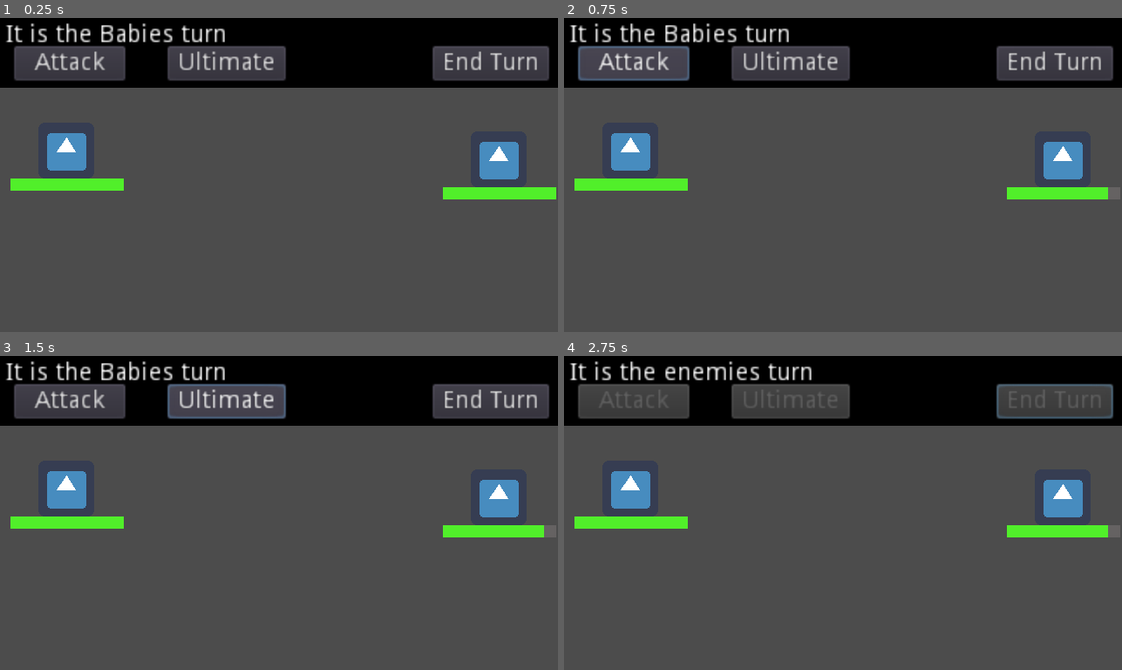
Above: before the commit, frames 1-4 (two rows, left to right).
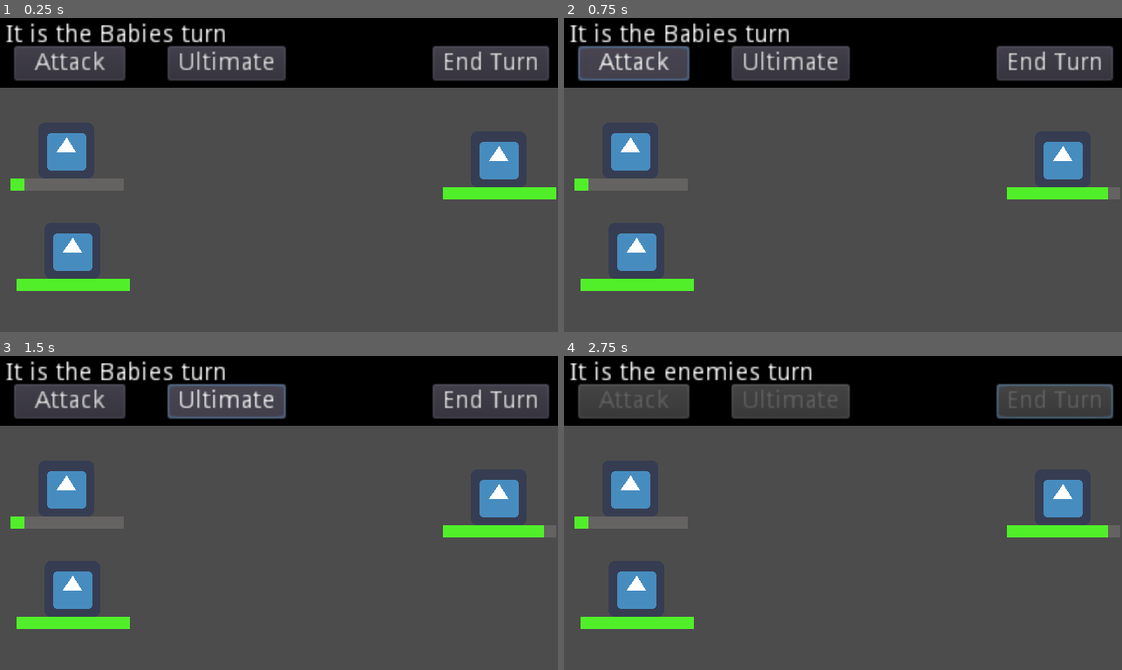
Above: after the commit, the same moments.

Repository: jalvarez2016/GMTK2022
Game: Godot game, scene res://World.tscn
The game is run twice, just before and just after one commit, with the same random seed, the same clock (stepped at 60 frames per second) and the same inputs. The engine's default icon, where the game draws it, is replaced by a stand-in: a white triangle on a blue panel in a dark square.
Inputs:
- Up to frame 1 (0.25 s): no input
- Up to frame 2 (0.75 s): click "Attack" at 0.5 s
- Up to frame 3 (1.5 s): click "Ultimate" at 1.25 s
- Up to frame 4 (2.75 s): click "End Turn" at 2 s

The runs differ from the first frame. In frame 1, 2.3% of the frame differs, in the area x 2-24%, y 51-87%; in frame 2, 2.3%; in frame 3, 2.3%; in frame 4, 2.3%.

Commit message:
enemy logic

Diff:
--- a/Enemies/Enemy.tscn
+++ b/Enemies/Enemy.tscn
@@ -1,13 +1,15 @@
 [gd_scene load_steps=5 format=2]
 
 [ext_resource path="res://icon.png" type="Texture" id=1]
-[ext_resource path="res://Enemies/Enemy.gd" type="Script" id=2]
+[ext_resource path="res://Enemies/Enimy.gd" type="Script" id=2]
 [ext_resource path="res://UI/HealthBarTheme.tres" type="Theme" id=3]
 
 [sub_resource type="CircleShape2D" id=1]
 radius = 24.0
 
-[node name="StaticBody2D" type="StaticBody2D" groups=["Enemy"]]
+[node name="StaticBody2D" type="StaticBody2D" groups=[
+"Enemy",
+]]
 script = ExtResource( 2 )
 
 [node name="CollisionShape2D" type="CollisionShape2D" parent="."]
--- a/Enemies/Enemy.gd
+++ b/Enemies/Enimy.gd
@@ -1,7 +1,6 @@
 extends StaticBody2D
 
 onready var health = $ProgressBar
-
 export(int) var EnemieHealth = 1
 export(int) var EnemieAttack = 1
 export(int) var EnemieDefense = 1
@@ -23,8 +22,8 @@
 	EnemieDefense += roll_dice(6)
 	EnemieSpeed += roll_dice(6)
 	EnemieMagicPoints += roll_dice(6)
+	var friends = get_tree().get_nodes_in_group('friends')
+	friends[rng.randi_range(0,1) ].get_children()[2].value -= roll_dice(100)
 # Called when the node enters the scene tree for the first time.
 func _ready():
 	Attacking()
-func loseHealth(newValue):
-	health.value -= newValue
--- a/Player/Player.tscn
+++ b/Player/Player.tscn
@@ -7,7 +7,9 @@
 [sub_resource type="CircleShape2D" id=1]
 radius = 24.0
 
-[node name="PlayerBaby" type="StaticBody2D"]
+[node name="PlayerBaby" type="StaticBody2D" groups=[
+"friends",
+]]
 script = ExtResource( 2 )
 PlayerHealth = 10
 PlayerAttack = 5
--- a/UI/TurnLabel.tscn
+++ b/UI/TurnLabel.tscn
@@ -16,6 +16,9 @@
 margin_right = 320.0
 margin_bottom = 40.0
 script = ExtResource( 1 )
+__meta__ = {
+"_edit_use_anchors_": false
+}
 
 [node name="UICanvas" type="CanvasLayer" parent="."]
 
--- a/World.tscn
+++ b/World.tscn
@@ -20,3 +20,6 @@
 [node name="AudioStreamPlayer" type="AudioStreamPlayer" parent="."]
 stream = ExtResource( 5 )
 autoplay = true
+
+[node name="rattle" parent="." instance=ExtResource( 1 )]
+position = Vector2( 41.5, 133.5 )
